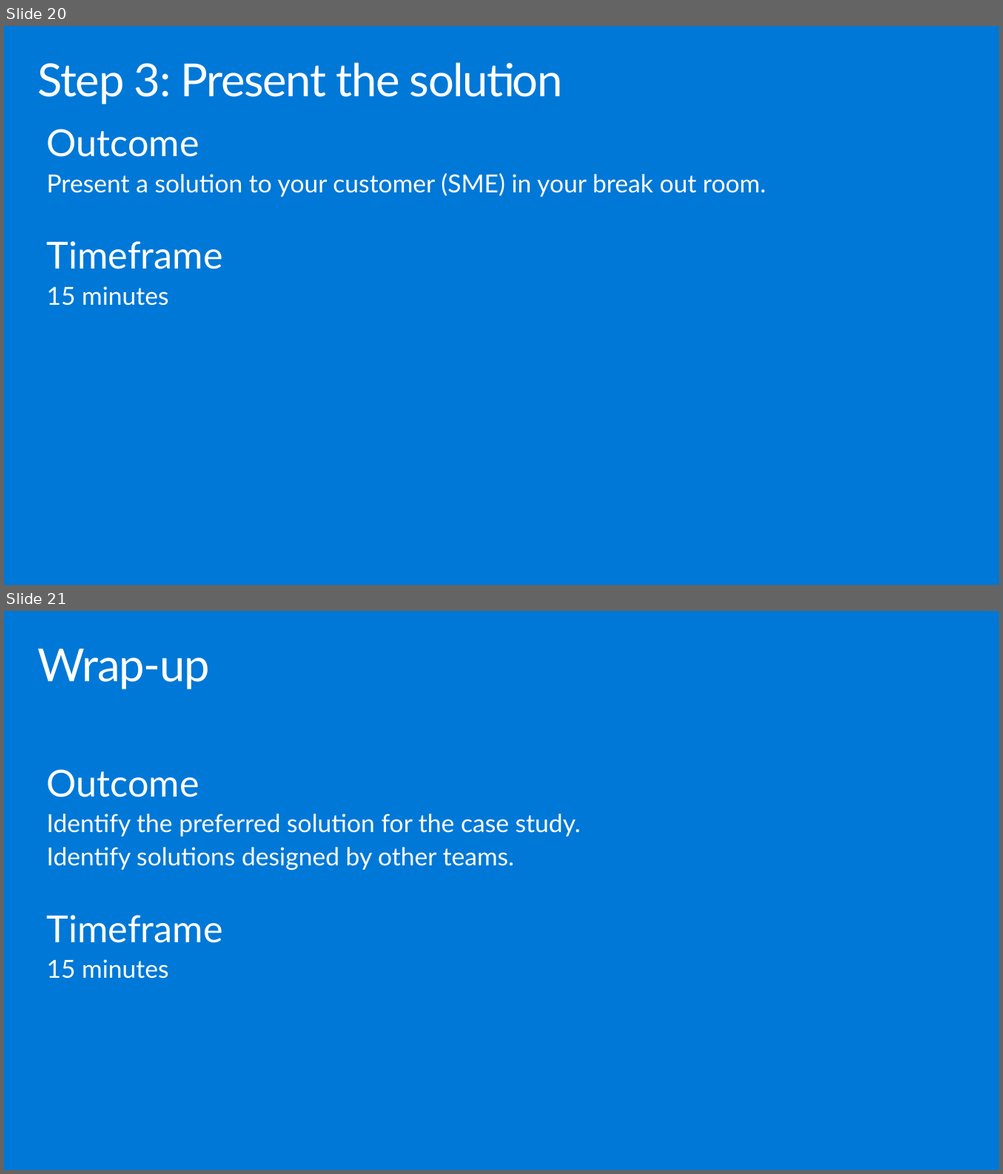
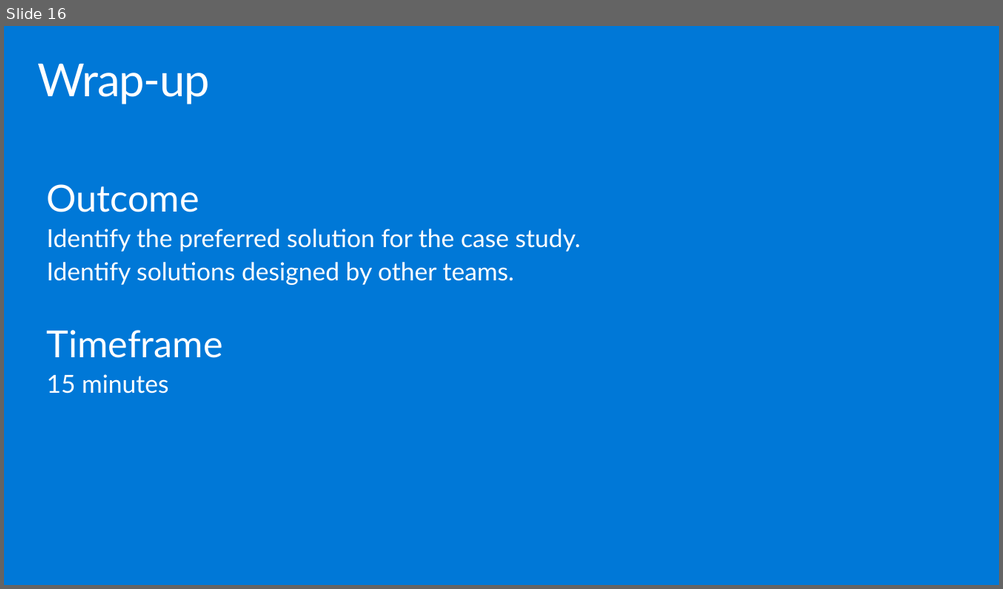
Before and after one commit to joelhulen/MCW-Azure-Synapse-Analytics-end-to-end-solution, a slide deck: Whiteboard design session/WDS trainer presentation - Azure Synapse Analytics end-to-end solution.pptx. Shown one above the other, each under a label of ours: slides 20 and 21 before the commit, slide 16 after it. The pictures are 1003x1174 and 1003x589 pixels, drawn with LibreOffice and Linux fonts; fonts in the diff are those of the drawing. Boxes give left, top, right and bottom in pixels: in the first picture for what was removed or moved away, otherwise in the second. Text is boxed around its words. In the diff, an @@ line names an element or a change of style, - is before the commit and + after.

```diff
--- a/Whiteboard design session/WDS trainer presentation - Azure Synapse Analytics end-to-end solution.pptx
+++ b/Whiteboard design session/WDS trainer presentation - Azure Synapse Analytics end-to-end solution.pptx
@@ slide 20 removed at (x1=4, y1=26, x2=999, y2=585), background #0078D7 @@
@@ title removed at (x1=38, y1=62, x2=563, y2=104) @@
-Step 3: Present the solution
@@ text removed at (x1=47, y1=129, x2=765, y2=306) @@
-Outcome
-Present a solution to your customer (SME) in your break out room.
-Timeframe
-15 minutes
@@ what was slide 21 is now slide 16 @@
```
Also in this commit, not shown: 2 slides changed, 1 slide added, 12 other slides removed, 2 other files.
